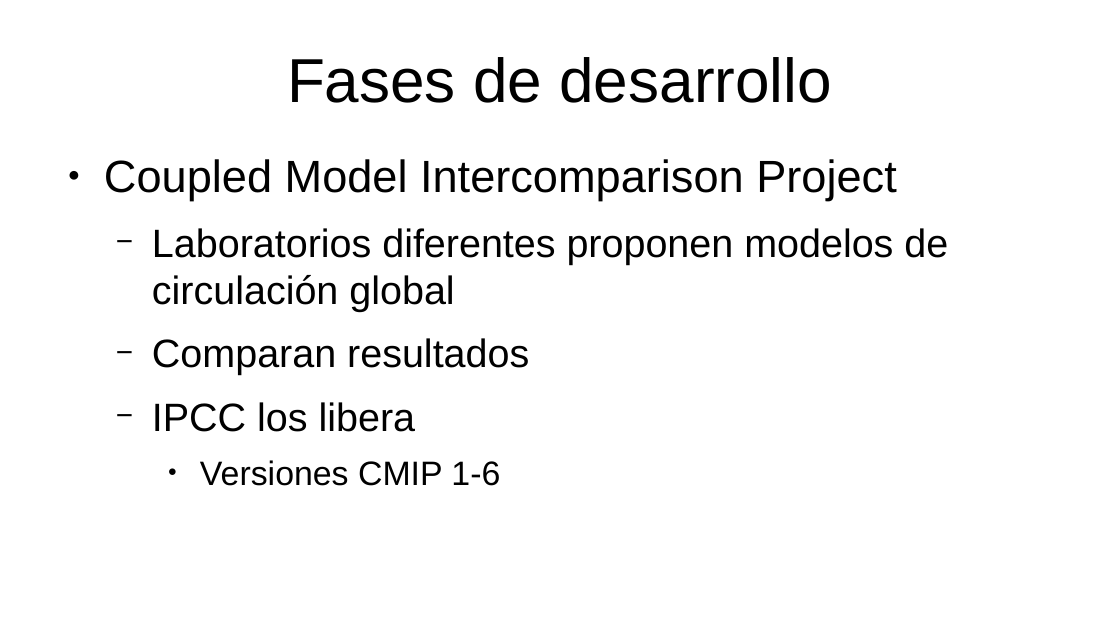
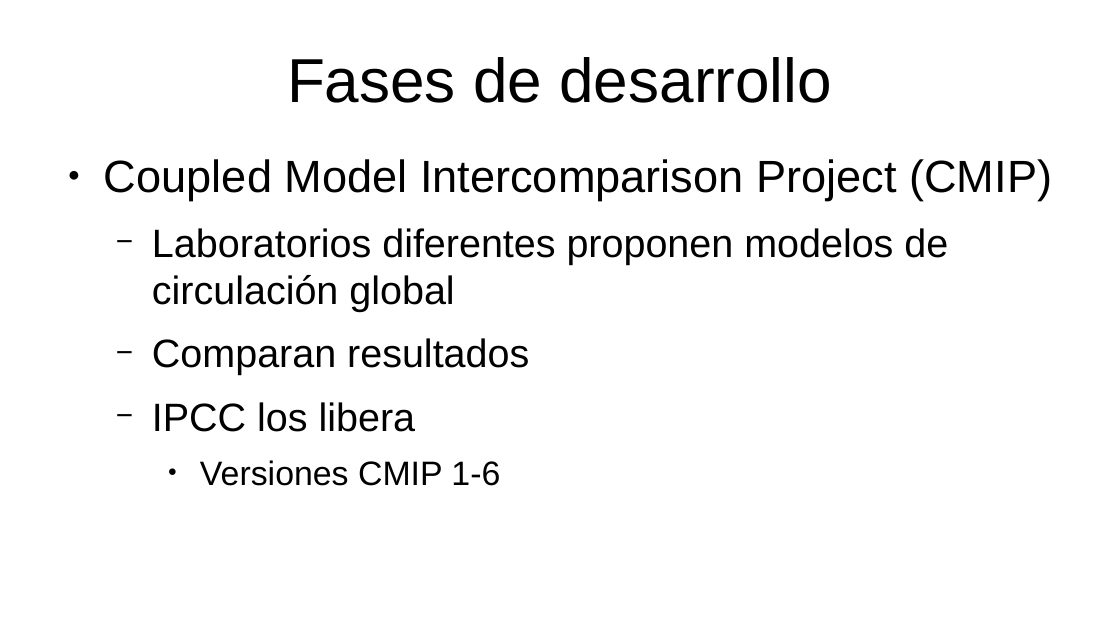
Before and after one commit to gerardommc/Ecologia-Teorica-II, a slide deck: slide 9 of Cambio-climatico/Escenarios.odp. Drawn at 1120x630 pixels with LibreOffice and Linux fonts; fonts in the diff are those of the drawing. Boxes give left, top, right and bottom in pixels: in the first picture for what was removed or moved away, otherwise in the second. Text is boxed around its words. In the diff, an @@ line names an element or a change of style, - is before the commit and + after.

```diff
--- a/Cambio-climatico/Escenarios.odp
+++ b/Cambio-climatico/Escenarios.odp
@@ text at [104, 159, 1052, 201]: text changed @@
-● Coupled Model Intercomparison Project
+● Coupled Model Intercomparison Project (CMIP)
```
Also in this commit, not shown: 5 other slides changed, 20 slides added, 1 slide removed, 23 other files.
